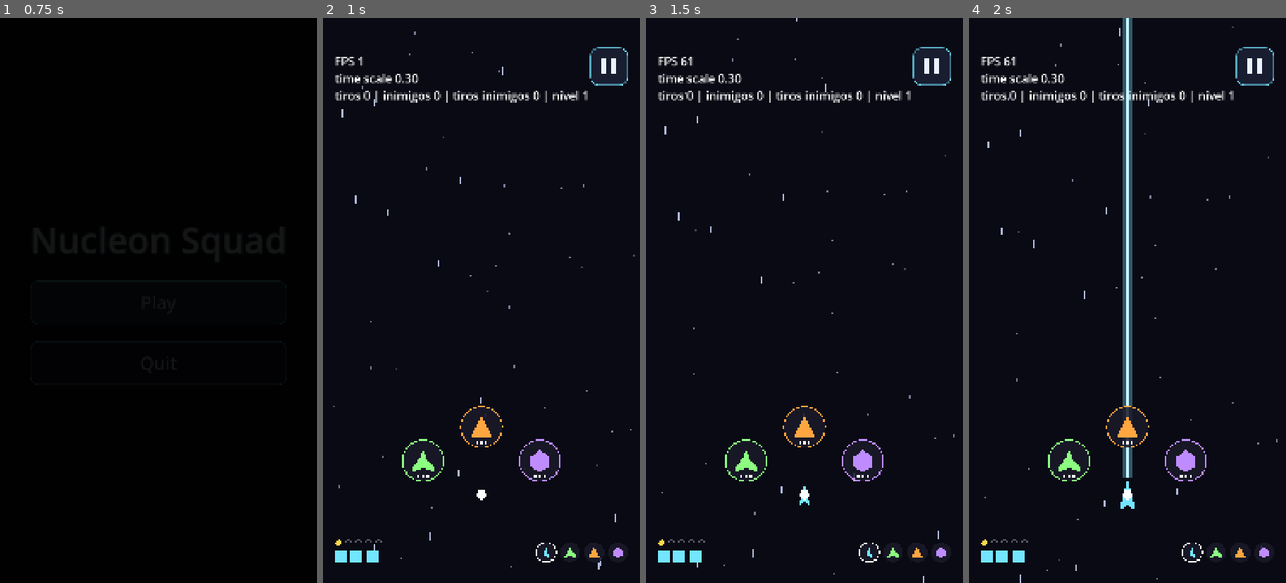
Above: before the commit, frames 1-4 (left to right).
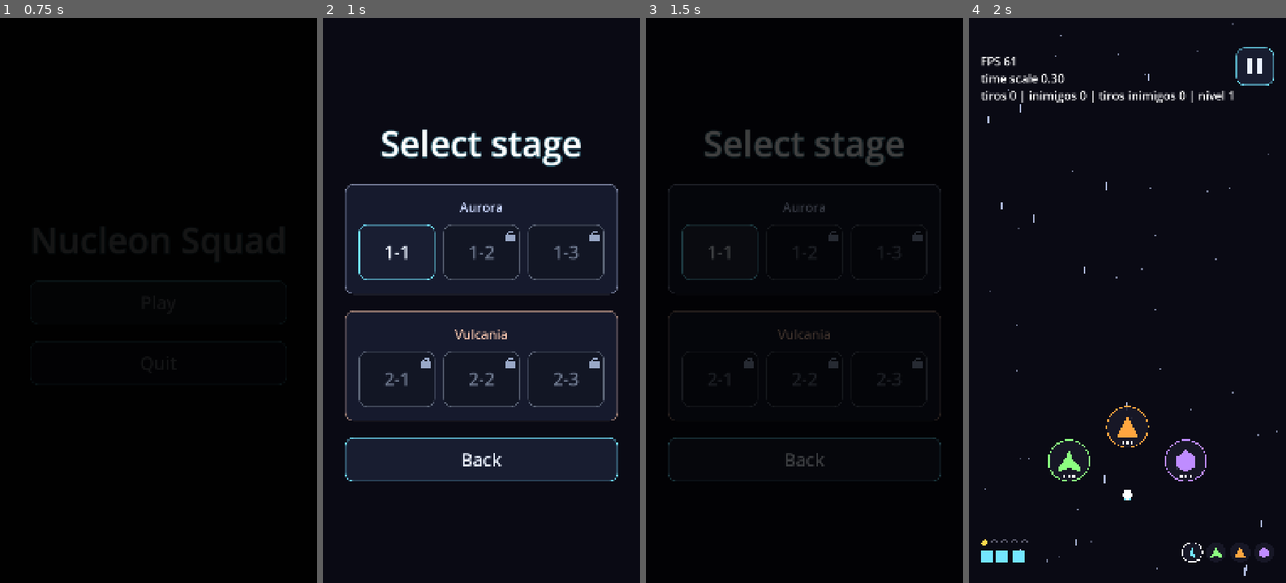
Above: after the commit, the same moments.

Repository: GDPonsoni/Nucleon-Squad-3D
Game: Godot game, scene res://scenes/menu.tscn
The game is run twice, just before and just after one commit, with the same random seed, the same clock (stepped at 60 frames per second) and the same inputs.
Inputs (mouse positions are in pixels of both pictures, inside the frame that each line leads up to):
- Up to frame 1 (0.75 s): click "Play" at 0.5 s
- Up to frame 2 (1 s): no input
- Up to frame 3 (1.5 s): click (718, 249) at 1.27 s
- Up to frame 4 (2 s): no input

Frame 1 is identical in both runs. In frame 2, 33% of the frame differs, in the area x 3-99%, y 2-98%; in frame 3, 7.6%; in frame 4, 2.7%.

Commit message:
feat(ui): adiciona seletor de fases por planeta
Jogar abre o seletor: um painel por planeta (borda na cor do planeta)
com as fases, recorde de cada uma e cadeado nas travadas. Em build de
debug, 5 toques no título liberam todas as fases. Voltar (botão,
Android ou Esc) retorna ao menu.

Co-Authored-By: Claude Opus 5.5 <noreply@anthropic.com>

Diff:
--- a/data/i18n/strings.csv
+++ b/data/i18n/strings.csv
@@ -11,3 +11,6 @@
 PLANET_2_NAME,Vulcania,Vulcânia
 STAGE_CLEAR_TITLE,Stage clear,Fase concluída
 STAGE_NEXT,Next stage,Próxima fase
+STAGE_SELECT_TITLE,Select stage,Escolha a fase
+STAGE_BEST,Best %d,Recorde %d
+MENU_BACK,Back,Voltar
--- /dev/null
+++ b/scenes/stage_select.tscn
@@ -0,0 +1,12 @@
+[gd_scene format=3]
+
+[ext_resource type="Script" path="res://scripts/ui/stage_select.gd" id="1_select"]
+
+[node name="StageSelect" type="Control"]
+layout_mode = 3
+anchors_preset = 15
+anchor_right = 1.0
+anchor_bottom = 1.0
+grow_horizontal = 2
+grow_vertical = 2
+script = ExtResource("1_select")
--- a/scripts/core/params.gd
+++ b/scripts/core/params.gd
@@ -22,6 +22,11 @@
 var ui_border_width: int = 3
 var ui_button_padding: float = 24.0
 var ui_panel_padding: float = 48.0
+var stage_button_size: Vector2 = Vector2(260.0, 190.0)
+var stage_record_font_size: int = 32
+var stage_select_spacing: int = 28
+var stage_lock_size: float = 34.0
+var debug_unlock_taps: int = 5  # toques no título do seletor (build de debug)
 var transition_seconds: float = 0.2  # cada metade do fade entre telas
 var transition_color: Color = Color(0.0, 0.0, 0.0)
 var button_min_size: Vector2 = Vector2(600.0, 150.0)
--- a/scripts/core/scene_paths.gd
+++ b/scripts/core/scene_paths.gd
@@ -2,4 +2,5 @@
 ## Caminhos das cenas usadas na navegação.
 
 const MENU: String = "res://scenes/menu.tscn"
+const STAGE_SELECT: String = "res://scenes/stage_select.tscn"
 const GAME: String = "res://scenes/game.tscn"
--- a/scripts/ui/main_menu.gd
+++ b/scripts/ui/main_menu.gd
@@ -1,5 +1,5 @@
 extends Control
-## Menu inicial: entrar na partida ou sair do jogo.
+## Menu inicial: escolher a fase ou sair do jogo.
 
 
 func _ready() -> void:
@@ -33,7 +33,7 @@
 
 
 func _on_play_pressed() -> void:
-	SceneTransition.go_to(ScenePaths.GAME)
+	SceneTransition.go_to(ScenePaths.STAGE_SELECT)
 
 
 func _on_quit_pressed() -> void:
--- /dev/null
+++ b/scripts/ui/stage_select.gd
@@ -0,0 +1,125 @@
+extends Control
+## Seletor de fases por planeta. Fases travadas aparecem desativadas com cadeado.
+## Em build de debug, tocar várias vezes no título libera todas as fases.
+
+var _content: VBoxContainer
+var _title_taps: int = 0
+
+
+func _ready() -> void:
+	RenderingServer.set_default_clear_color(Params.background_color)
+	set_anchors_preset(Control.PRESET_FULL_RECT)
+	UiFactory.apply_theme(self)
+	_build()
+
+
+func _build() -> void:
+	if _content != null:
+		_content.get_parent().queue_free()
+	_content = UiFactory.make_column()
+	add_child(UiFactory.make_centered(_content))
+
+	var title := UiFactory.make_title("STAGE_SELECT_TITLE")
+	title.mouse_filter = Control.MOUSE_FILTER_STOP
+	title.gui_input.connect(_on_title_input)
+	_content.add_child(title)
+
+	var campaign: CampaignData = Session.campaign
+	for p in campaign.planets.size():
+		_content.add_child(_planet_panel(p, campaign.planets[p]))
+
+	var back_button := UiFactory.make_button("MENU_BACK")
+	back_button.pressed.connect(_go_back)
+	_content.add_child(back_button)
+
+
+func _planet_panel(planet_index: int, planet: PlanetData) -> PanelContainer:
+	var column := UiFactory.make_column()
+	column.add_theme_constant_override("separation", Params.stage_select_spacing)
+	var name_label := UiFactory.make_subtitle(planet.name_key)
+	name_label.add_theme_color_override("font_color", planet.star_color)
+	column.add_child(name_label)
+
+	var row := HBoxContainer.new()
+	row.alignment = BoxContainer.ALIGNMENT_CENTER
+	row.add_theme_constant_override("separation", Params.stage_select_spacing)
+	column.add_child(row)
+	for s in planet.stages.size():
+		row.add_child(_stage_button(planet_index, s, planet.stages[s]))
+
+	var panel := UiFactory.make_panel(column)
+	# Borda na cor do planeta
+	var style := (UiTheme.get_theme().get_stylebox("panel", "PanelContainer") as StyleBoxFlat).duplicate() as StyleBoxFlat
+	style.border_color = Color(planet.star_color, 0.6)
+	panel.add_theme_stylebox_override("panel", style)
+	return panel
+
+
+func _stage_button(planet_index: int, stage_index: int, stage: StageData) -> Button:
+	var unlocked: bool = SaveGame.is_unlocked(Session.campaign.linear_index(planet_index, stage_index))
+	var button := UiFactory.make_button("")
+	button.custom_minimum_size = Params.stage_button_size
+	button.disabled = not unlocked
+
+	# Número da fase grande e recorde menor embaixo
+	var column := VBoxContainer.new()
+	column.alignment = BoxContainer.ALIGNMENT_CENTER
+	column.set_anchors_preset(Control.PRESET_FULL_RECT)
+	column.mouse_filter = Control.MOUSE_FILTER_IGNORE
+	button.add_child(column)
+	var number := Label.new()
+	number.text = Session.stage_label(planet_index, stage_index)
+	number.auto_translate_mode = Node.AUTO_TRANSLATE_MODE_DISABLED
+	number.horizontal_alignment = HORIZONTAL_ALIGNMENT_CENTER
+	column.add_child(number)
+	var best: int = SaveGame.best_score(stage.id)
+	if unlocked and best > 0:
+		var record := UiFactory.make_subtitle("")
+		record.text = tr("STAGE_BEST") % best
+		record.add_theme_font_size_override("font_size", Params.stage_record_font_size)
+		column.add_child(record)
+	if not unlocked:
+		number.add_theme_color_override("font_color", Params.ui_muted_text_color.darkened(0.3))
+	if unlocked:
+		button.pressed.connect(_on_stage_pressed.bind(planet_index, stage_index))
+	else:
+		button.draw.connect(_draw_lock.bind(button))
+	return button
+
+
+## Cadeado simples no canto do botão travado.
+func _draw_lock(button: Button) -> void:
+	var size: float = Params.stage_lock_size
+	var origin := Vector2(button.size.x - size * 1.4, size * 0.6)
+	var color: Color = Params.ui_muted_text_color
+	button.draw_arc(origin + Vector2(size * 0.5, size * 0.45), size * 0.3, PI, TAU, 16, color, 4.0)
+	button.draw_rect(Rect2(origin + Vector2(0.0, size * 0.45), Vector2(size, size * 0.65)), color)
+
+
+func _on_stage_pressed(planet_index: int, stage_index: int) -> void:
+	Session.select(planet_index, stage_index)
+	SceneTransition.go_to(ScenePaths.GAME)
+
+
+func _on_title_input(event: InputEvent) -> void:
+	if not OS.is_debug_build() or not (event is InputEventScreenTouch and event.pressed):
+		return
+	_title_taps += 1
+	if _title_taps == Params.debug_unlock_taps:
+		SaveGame.unlock_all()
+		_build()
+
+
+func _go_back() -> void:
+	SceneTransition.go_to(ScenePaths.MENU)
+
+
+func _notification(what: int) -> void:
+	# Botão Voltar do Android volta ao menu inicial
+	if what == NOTIFICATION_WM_GO_BACK_REQUEST:
+		_go_back()
+
+
+func _unhandled_input(event: InputEvent) -> void:
+	if event.is_action_pressed("ui_cancel"):
+		_go_back()
Not shown, added: scripts/ui/stage_select.gd.uid
